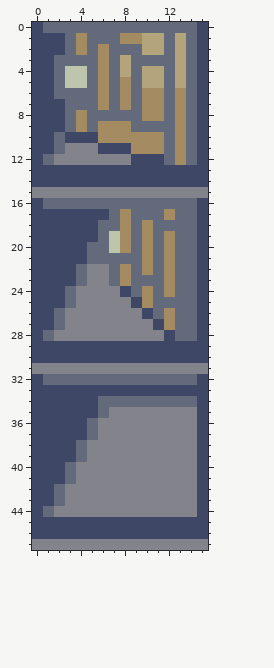
Edited in one commit: pixel-art sprite (graphics/door_anims/littleroot.png). The picture above is the old version.
The file is 16x48 pixels. Colours within 5 levels of each other are drawn and written as one.
Now the later version:
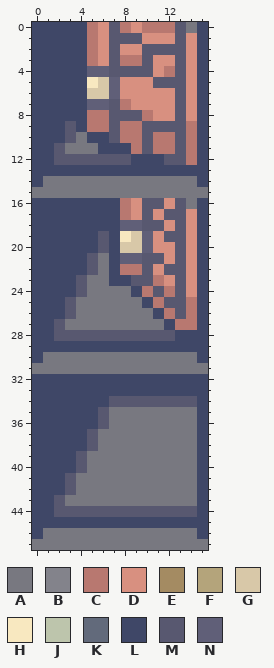
Palette (. is transparent): A #787880  B #83838b  C #b87870  D #d89080  E #a48b62  F #b4a47b  G #d8c8a8  H #f8e8c0  J #bdc5ac  K #626a7b  L #3f4767  M #585870  N #605f78
The edit:
@@ x 0..15 @@
- 0 LKKKKKKKKKKKKKKL
- 1 LLLKEKKKEEFFKFKL
- 2 LLLKEKEKKKFFKFKL
- 3 LLKKKKEKFKKKKFKL
- 4 LLKJJKEKFKFFKFKL
- 5 LLKJJKEKEKFFKFKL
- 6 LLKKKKEKEKEEKEKL
- 7 LLLKKKEKEKEEKEKL
- 8 LLLKEKKKKKEEKEKL
- 9 LLLKEKEEEKKKKEKL
-10 LLKLLLEEEEEEKEKL
-11 LLKBBBLLLEEEKEKL
-12 LKBBBBBBBLLLKEKL
+ 0 LLLLLCDMCDCCCMAL
+ 1 LLLLLCDMMMDDDMDL
+ 2 LLLLLCDMDDMMMMDL
+ 3 LLLLLCDMCCMDDMDL
+ 4 LLLLLNNMMMMDCMDL
+ 5 LLLLLHGNDDDMMMDL
+ 6 LLLLLGGNDDDDDMDL
+ 7 LLLLLNNMCDDDDMDL
+ 8 LLLLLCCMMMCDDMDL
+ 9 LLLMLCCMCCMMMMCL
+10 LLLMALLMCCMCCMCL
+11 LLMAAALLLCMCCMCL
+12 LLMMMMMMMLLLMMCL
 13 LLLLLLLLLLLLLLLL
-14 LLLLLLLLLLLLLLLL
-15 BBBBBBBBBBBBBBBB
-16 LKKKKKKKKKKKKKKL
-17 LLLLLLLKEKKKEKKL
-18 LLLLLLKKEKEKKKKL
-19 LLLLLLKJEKEKEKKL
-20 LLLLLKKJEKEKEKKL
-21 LLLLLKKKKKEKEKKL
-22 LLLLKBBKEKEKEKKL
-23 LLLLKBBKEKKKEKKL
-24 LLLKBBBBLKEKEKKL
-25 LLLKBBBBBLEKKKKL
-26 LLKBBBBBBBLKEKKL
-27 LLKBBBBBBBBLEKKL
-28 LKBBBBBBBBBBLKKL
+14 LAAAAAAAAAAAAAAL
+15 AAAAAAAAAAAAAAAA
+16 LLLLLLLLCDMMDMAL
+17 LLLLLLLLCDMDMMDL
+18 LLLLLLLLNNMMDMDL
+19 LLLLLLMLHGNDMMDL
+20 LLLLLLMLGGNDDMDL
+21 LLLLLMALNNMMDMDL
+22 LLLLLMALCCMDMMDL
+23 LLLLMAALLMMCDMDL
+24 LLLLMAAAALCMCMDL
+25 LLLMAAAAAALCMMCL
+26 LLLMAAAAAAALCMCL
+27 LLMAAAAAAAAALCCL
+28 LLMMMMMMMMMMMLLL
 29 LLLLLLLLLLLLLLLL
-30 LLLLLLLLLLLLLLLL
-31 BBBBBBBBBBBBBBBB
-32 LKKKKKKKKKKKKKKL
+30 LAAAAAAAAAAAAAAL
+31 AAAAAAAAAAAAAAAA
+32 LLLLLLLLLLLLLLLL
 33 LLLLLLLLLLLLLLLL
-34 LLLLLLKKKKKKKKKL
-35 LLLLLLKBBBBBBBBL
-36 LLLLLKBBBBBBBBBL
-37 LLLLLKBBBBBBBBBL
-38 LLLLKBBBBBBBBBBL
-39 LLLLKBBBBBBBBBBL
-40 LLLKBBBBBBBBBBBL
-41 LLLKBBBBBBBBBBBL
-42 LLKBBBBBBBBBBBBL
-43 LLKBBBBBBBBBBBBL
-44 LKBBBBBBBBBBBBBL
+34 LLLLLLLMMMMMMMML
+35 LLLLLLMAAAAAAAAL
+36 LLLLLLMAAAAAAAAL
+37 LLLLLMAAAAAAAAAL
+38 LLLLLMAAAAAAAAAL
+39 LLLLMAAAAAAAAAAL
+40 LLLLMAAAAAAAAAAL
+41 LLLMAAAAAAAAAAAL
+42 LLLMAAAAAAAAAAAL
+43 LLMAAAAAAAAAAAAL
+44 LLMMMMMMMMMMMMML
 45 LLLLLLLLLLLLLLLL
-46 LLLLLLLLLLLLLLLL
-47 BBBBBBBBBBBBBBBB
+46 LAAAAAAAAAAAAAAL
+47 AAAAAAAAAAAAAAAA
Changed places in both pictures, as pixel boxes (x1, y1, x2, y2):
changed: (32, 22, 208, 550)
